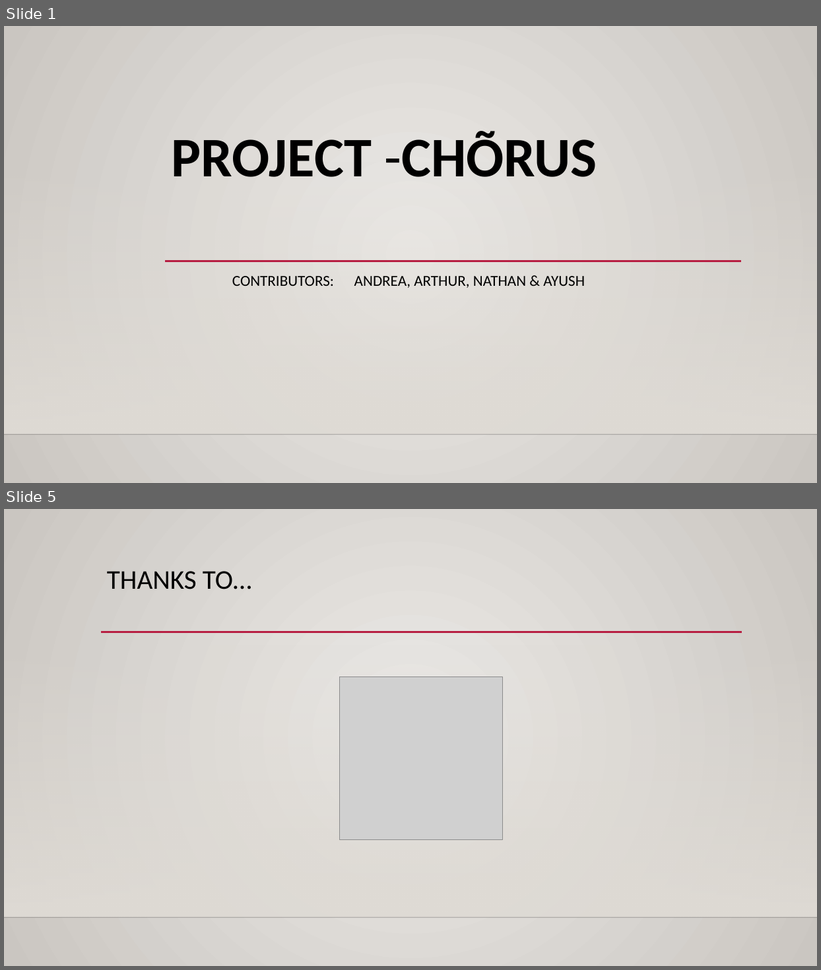
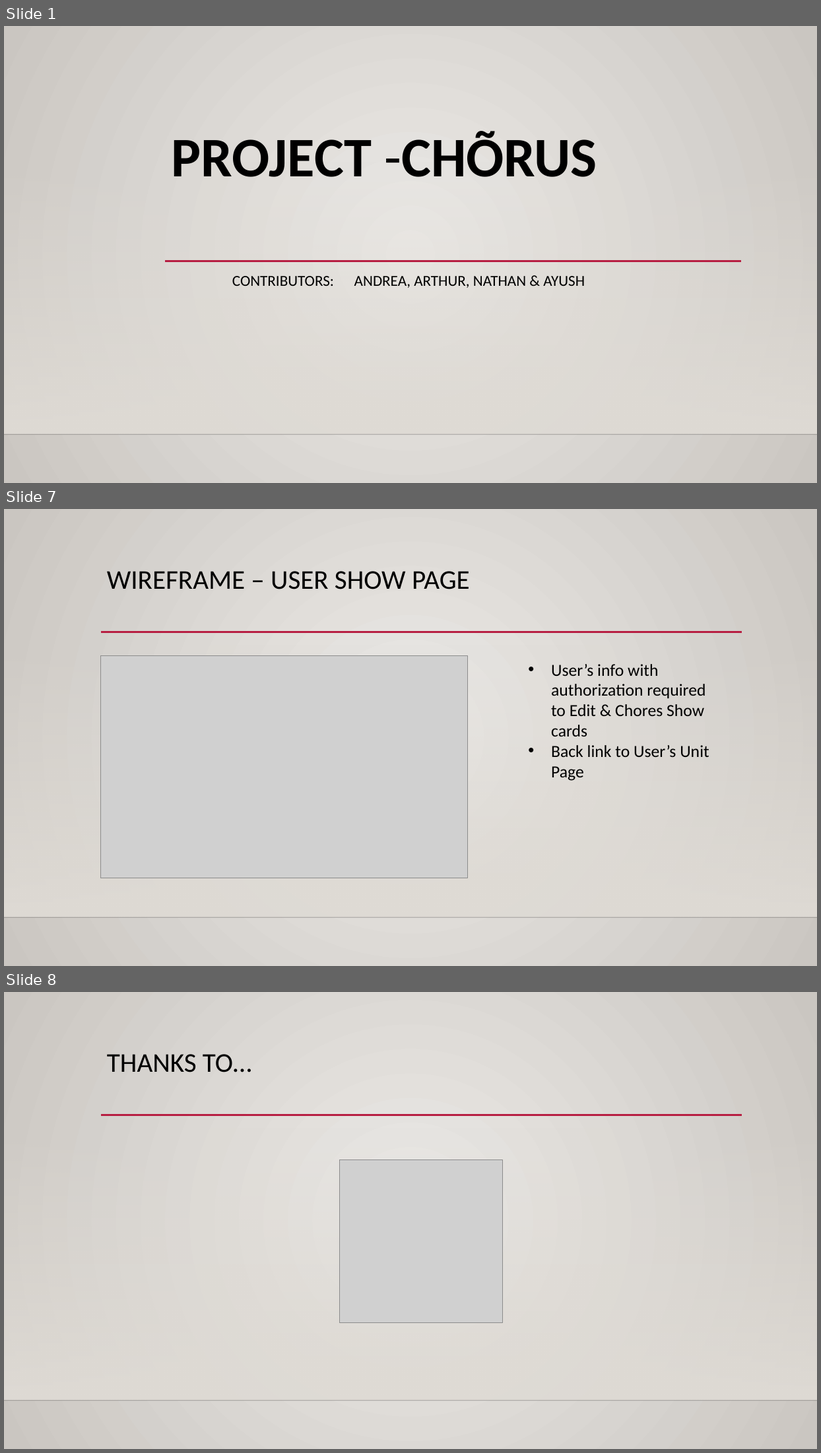
Before and after one commit to altonelli/chores_app, a slide deck: chorusPPT.pptx. Shown one above the other, each under a label of ours: slides 1 and 5 before the commit, slides 1, 7 and 8 after it; the slides between them are not shown. The pictures are 821x970 and 821x1453 pixels, drawn with LibreOffice and Linux fonts; fonts in the diff are those of the drawing; grey boxes stand for pictures; background and template pictures are left out. Boxes give left, top, right and bottom in pixels: in the first picture for what was removed or moved away, otherwise in the second. Text is boxed around its words. In the diff, an @@ line names an element or a change of style, - is before the commit and + after.

```diff
--- a/chorusPPT.pptx
+++ b/chorusPPT.pptx
@@ slide 7 added at [4, 509, 817, 966], background gradient #ECEAE7 to #CAC7C1; not listed: 3 template elements that a slide beside it also shows @@
@@ title added at [107, 571, 470, 590], 32 pt, text #000000 @@
+WIREFRAME – USER SHOW PAGE
@@ picture added at [101, 656, 468, 878] @@
@@ text added at [551, 664, 709, 781], 20 pt, text #000000 @@
+• User’s info with authorization required to Edit & Chores Show cards
+• Back link to User’s Unit Page
@@ what was slide 5 is now slide 8 @@
```
Also in this commit, not shown: 2 slides changed, 4 other slides added, 2 slides removed, 2 other files.
